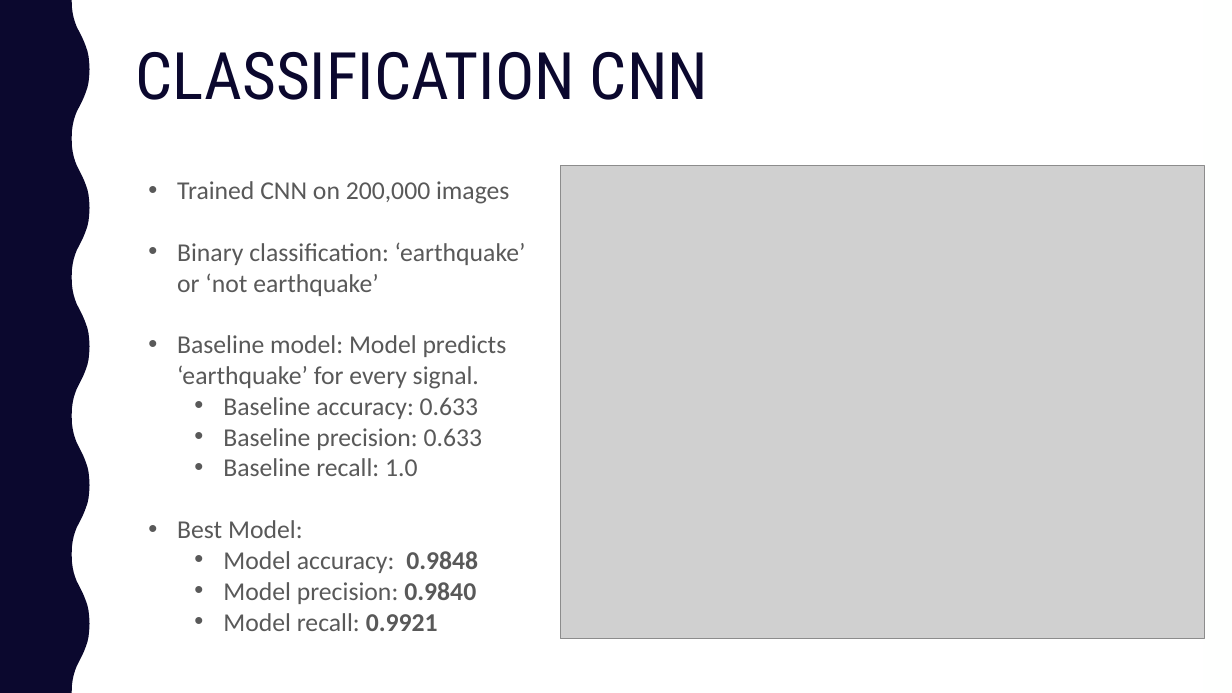
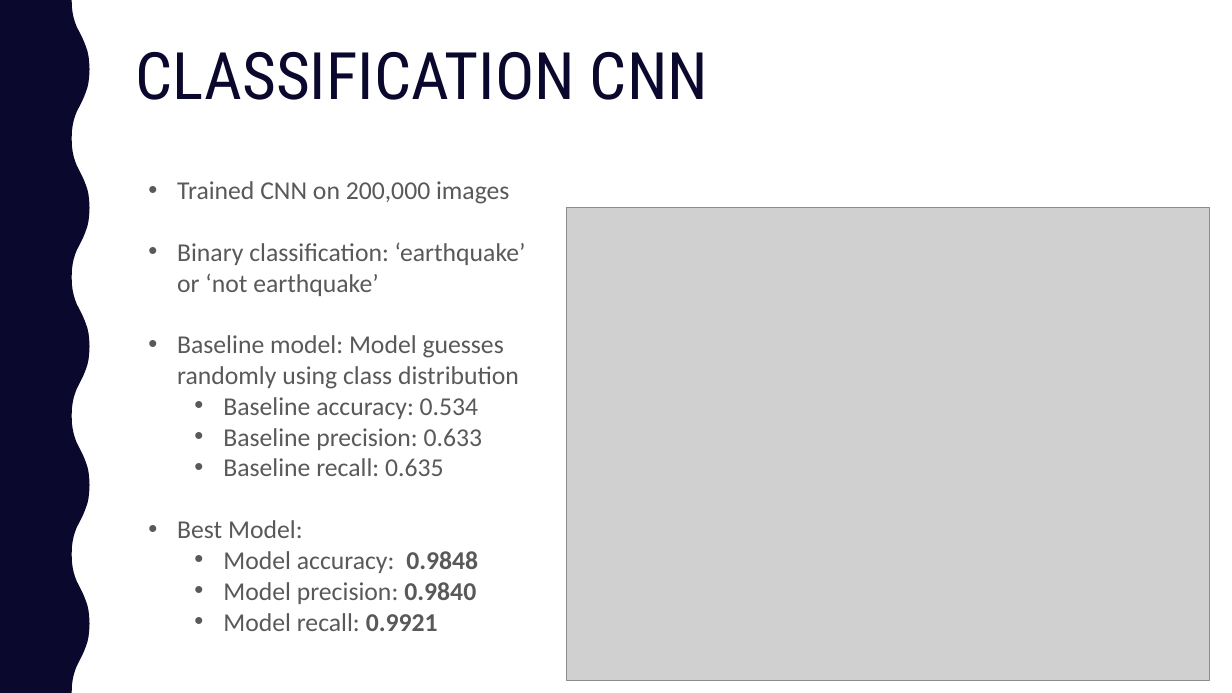
Before and after one commit to kaelynn-rose/EarthquakeClassification, a slide deck: slide 6 of presentation/earthquakes_with_cnns.pptx. Drawn at 1232x693 pixels with LibreOffice and Linux fonts; fonts in the diff are those of the drawing; grey boxes stand for pictures. Boxes give left, top, right and bottom in pixels: in the first picture for what was removed or moved away, otherwise in the second. Text is boxed around its words. In the diff, an @@ line names an element or a change of style, - is before the commit and + after.

Commit message:
modified presentation

```diff
--- a/presentation/earthquakes_with_cnns.pptx
+++ b/presentation/earthquakes_with_cnns.pptx
@@ picture: place and size @@
-picture at <box>560,166,1204,640</box>
+picture at <box>567,207,1211,680</box>
@@ text at <box>177,335,519,419</box>: text changed @@
-• Baseline model: Model predicts ‘earthquake’ for every signal.
-  • Baseline accuracy: 0.633
+• Baseline model: Model guesses randomly using class distribution
+  • Baseline accuracy: 0.534
@@ text at <box>223,458,444,476</box>: text changed @@
-  • Baseline recall: 1.0
+  • Baseline recall: 0.635
```
Also in this commit, not shown: 4 other slides changed, 1 slide added, 1 slide removed, 1 other file.
